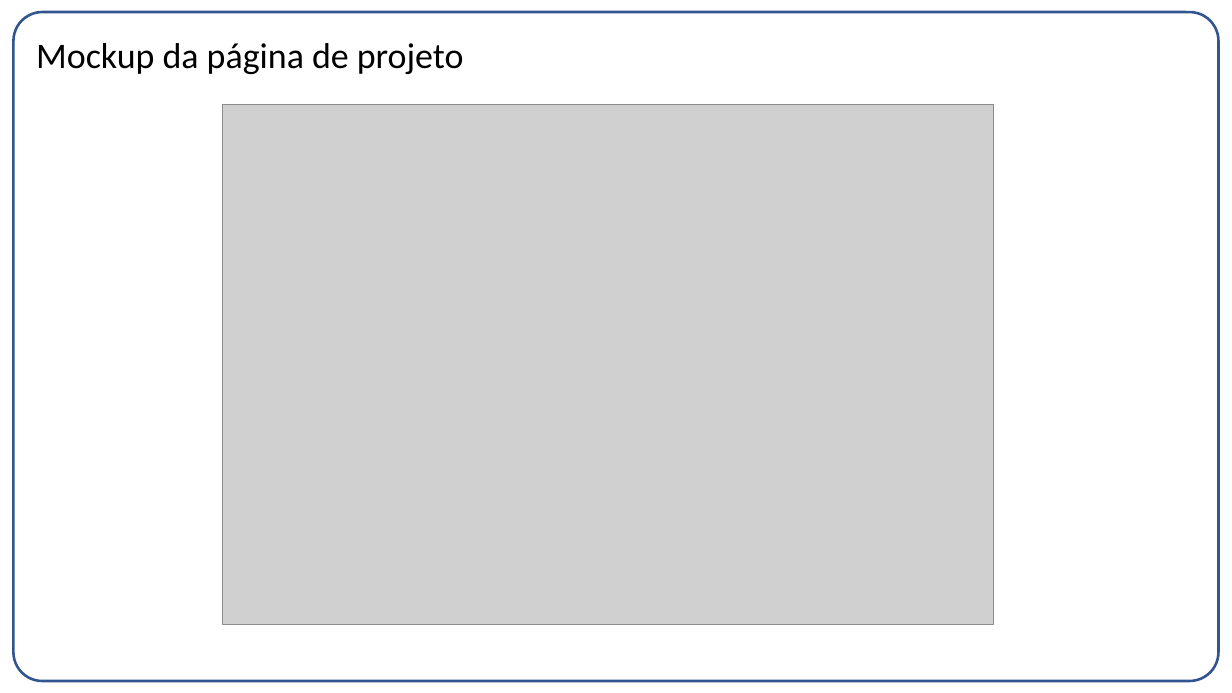
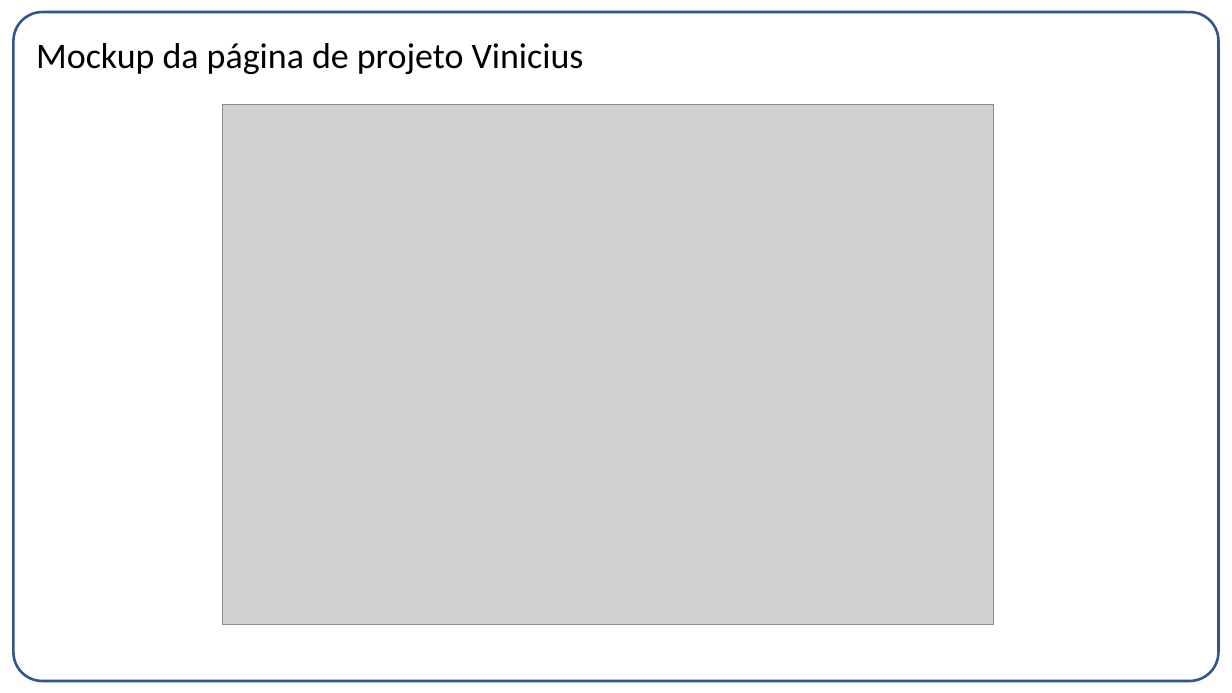
Before and after one commit to gabrielvf1/Co-Design-Projeto-1, a slide deck: slide 7 of Entrega03.pptx. Drawn at 1232x693 pixels with LibreOffice and Linux fonts; fonts in the diff are those of the drawing; grey boxes stand for pictures. Boxes give left, top, right and bottom in pixels: in the first picture for what was removed or moved away, otherwise in the second. Text is boxed around its words. In the diff, an @@ line names an element or a change of style, - is before the commit and + after.

```diff
--- a/Entrega03.pptx
+++ b/Entrega03.pptx
@@ title at <box>36,43,584,74</box>: text changed @@
-Mockup da página de projeto
+Mockup da página de projeto Vinicius
```
Also in this commit, not shown: 9 other slides changed.
